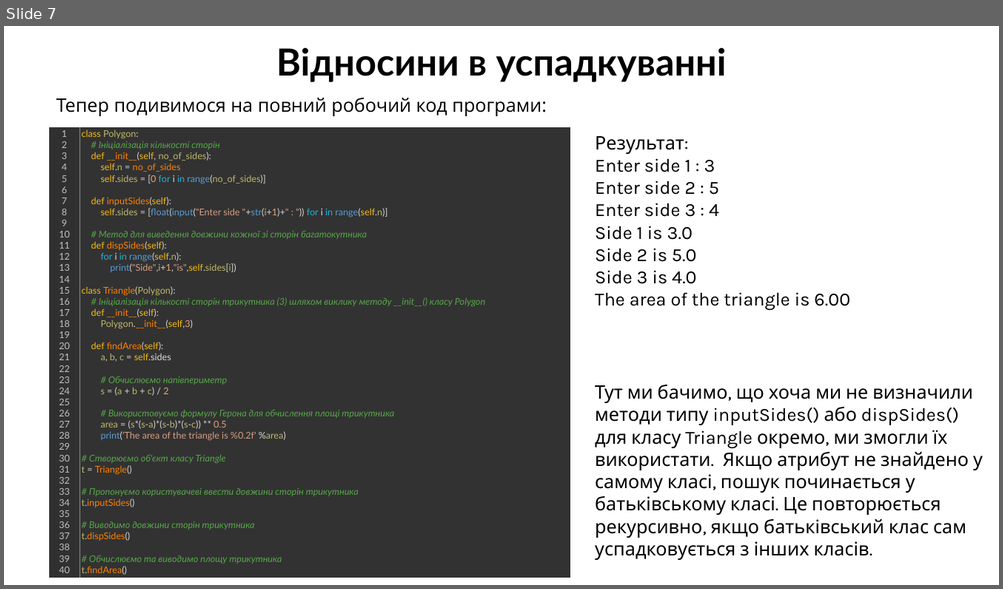
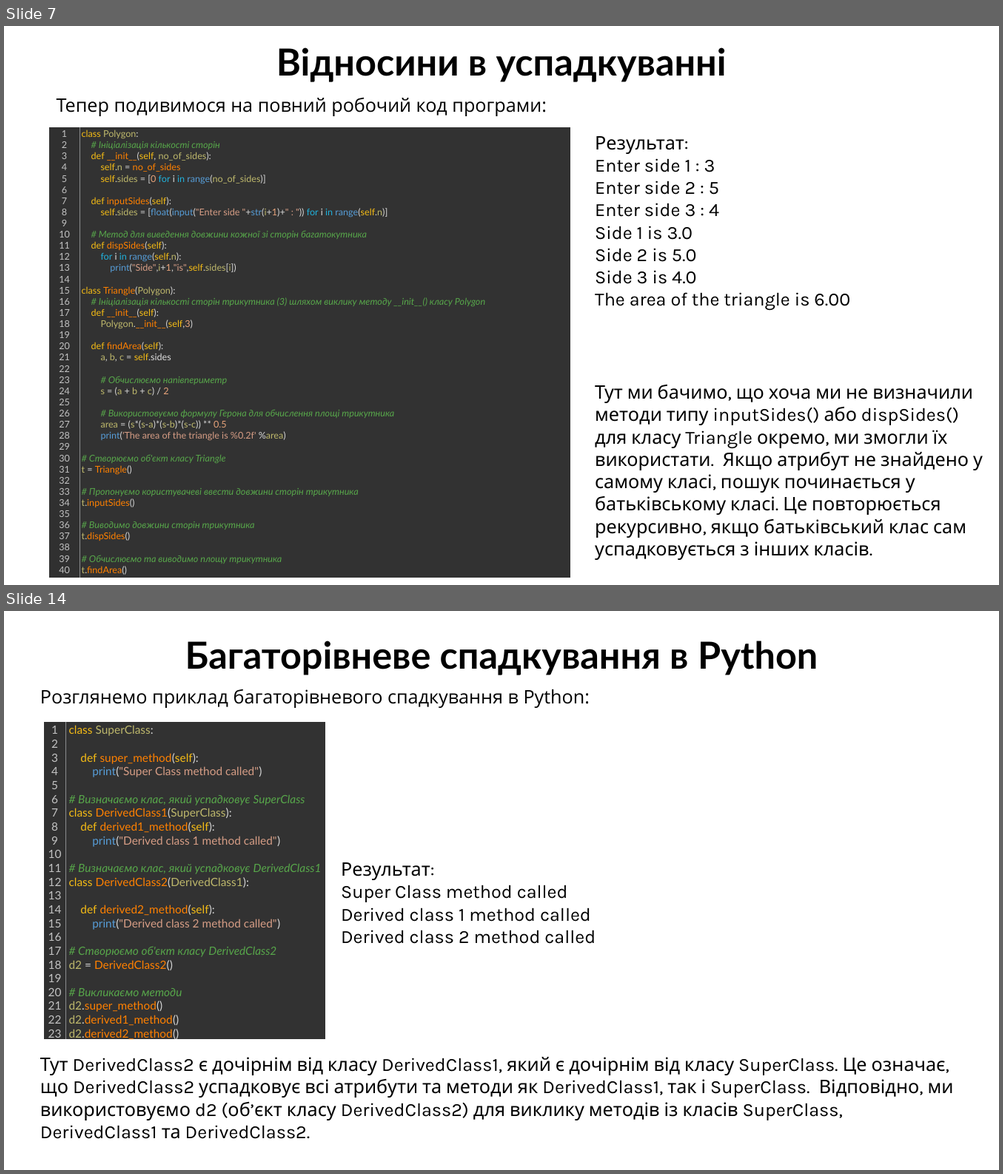
Before and after one commit to arg3ntuum/PythonCourse, a slide deck: Python Урок 18 Спадкування.pptx. Shown one above the other, each under a label of ours: slide 7 before the commit, slides 7 and 14 after it; the slides between them are not shown. The pictures are 1003x589 and 1003x1174 pixels, drawn with LibreOffice and Linux fonts; fonts in the diff are those of the drawing. Boxes give left, top, right and bottom in pixels: in the first picture for what was removed or moved away, otherwise in the second. Text is boxed around its words. In the diff, an @@ line names an element or a change of style, - is before the commit and + after.

```diff
--- a/Python Урок 18 Спадкування.pptx
+++ b/Python Урок 18 Спадкування.pptx
@@ slide 14 added at (x1=4, y1=611, x2=999, y2=1170), background #FFFFFF @@
@@ text added at (x1=185, y1=641, x2=817, y2=675), 36 pt, text #000000, bold @@
+Багаторівневе спадкування в Python
@@ text added at (x1=40, y1=689, x2=590, y2=708), 18 pt, text #000000 @@
+Розглянемо приклад багаторівневого спадкування в Python:
@@ table added at (x1=43, y1=721, x2=324, y2=1043), 1 rows, 2 columns @@
+1 / 2 / 3 / 4 / 5 / 6 / 7 / 8 / 9 / 10 / 11 / 12 / 13 / 14 / 15 / 16 / 17 / 18 / 19 / 20 / 21 / 22 / 23 | class SuperClass: / def super_method(self): / print("Super Class method called") / # Визначаємо клас, який успадковує SuperClass / class DerivedClass1(SuperClass): / def derived1_method(self): / print("Derived class 1 method called") / # Визначаємо клас, який успадковує DerivedClass1 / class DerivedClass2(DerivedClass1): / def derived2_method(self): / print("Derived class 2 method called") / # Створюємо об'єкт класу DerivedClass2 / d2 = DerivedClass2() / # Викликаємо методи / d2.super_method() / d2.derived1_method() / d2.derived2_method()
@@ text added at (x1=341, y1=863, x2=595, y2=944), 18 pt, text #000000 @@
+Результат:
+Super Class method called
+Derived class 1 method called
+Derived class 2 method called
@@ text added at (x1=40, y1=1057, x2=953, y2=1139), 18 pt, text #000000 @@
+Тут DerivedClass2 є дочірнім від класу DerivedClass1, який є дочірнім від класу SuperClass. Це означає, що DerivedClass2 успадковує всі атрибути та методи як DerivedClass1, так і SuperClass. Відповідно, ми використовуємо d2 (об’єкт класу DerivedClass2) для виклику методів із класів SuperClass, DerivedClass1 та DerivedClass2.
```
Also in this commit, not shown: 1 slide changed, 6 other slides added, 6 other files.
